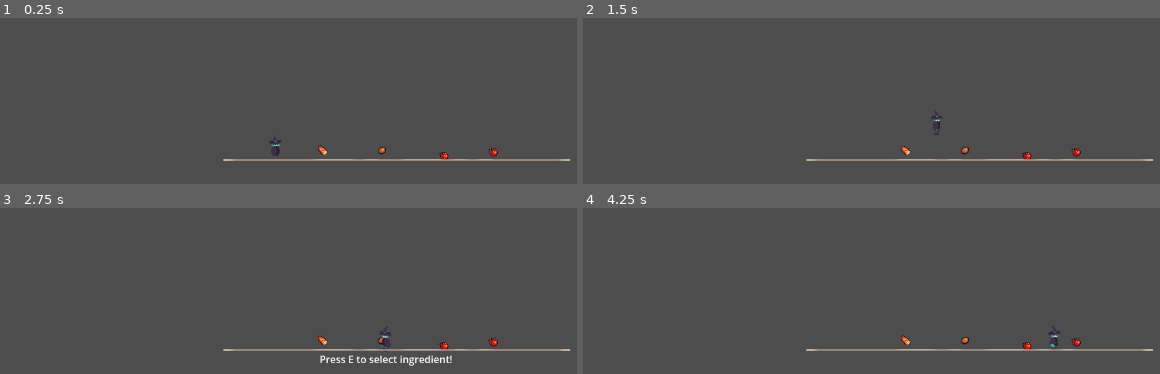
Above: before the commit, frames 1-4 (two rows, left to right).
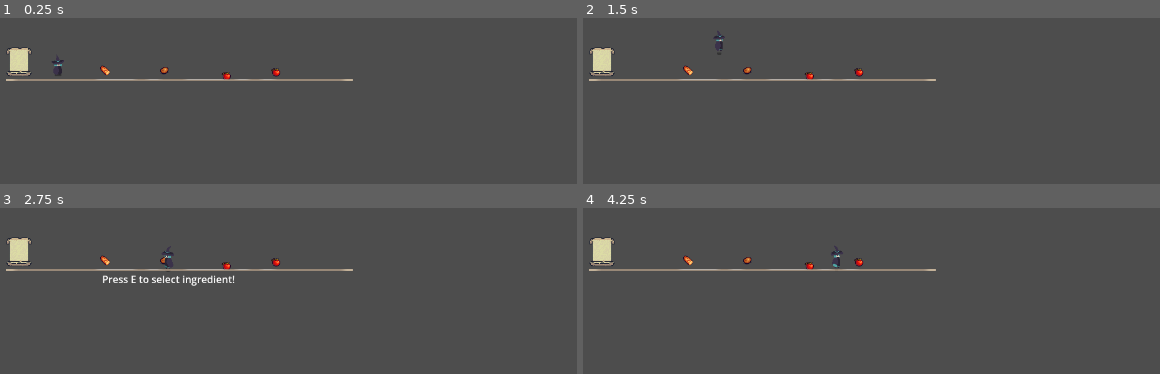
Above: after the commit, the same moments.

Repository: jerichom08/csci499-capstone
Game: Godot game, scene res://scenes/puzzles/puzzle_2/puzzle_2.tscn
Same seed, same stepped clock (60 frames per second), same inputs: the game is played once before the commit and once after it.
Inputs:
- Up to frame 1 (0.25 s): no input
- Up to frame 2 (1.5 s): tap Enter (ui_accept) at 0.5, 1.25 s; hold Right (move_right) from 0.53 s (still down); tap E (interact) at 0.6 s; tap Up (jump) at 0.77 s; tap Z (attack) at 1.35 s
- Up to frame 3 (2.75 s): tap Up (jump) at 1.52 s; tap E (interact) at 1.55, 2.1 s; tap Enter (ui_accept) at 2 s; release Right (move_right) at 2.03 s; hold Left (move_left) from 2.03 s (still down)
- Up to frame 4 (4.25 s): tap E (interact) at 2.75, 2.85, 3.8 s; release Left (move_left) at 2.78 s; hold Right (move_right) from 2.78 s (still down); tap Up (jump) at 3.02, 3.77 s; tap Enter (ui_accept) at 3.5 s; tap Z (attack) at 3.6 s

The runs differ from the first frame. In frame 1, 2.8% of the frame differs, in the area x 1-99%, y 17-87%; in frame 2, 2.7%; in frame 3, 3.8%, in the area x 1-99%, y 17-96%; in frame 4, 2.8%.

Commit message:
puzzle 2 draft added:

Diff:
--- /dev/null
+++ b/scenes/Components/clue_sign.gd
@@ -0,0 +1,56 @@
+extends Area2D
+
+@export var interact_action : String = "interact"
+
+var player_in_range : bool = false
+var clue_open : bool = false
+
+@onready var interaction_label = $InteractionLabel
+@onready var clue_text = $ClueText
+
+
+func _ready() -> void:
+	body_entered.connect(_on_body_entered)
+	body_exited.connect(_on_body_exited)
+
+	if interaction_label:
+		interaction_label.visible = false
+
+	if clue_text:
+		clue_text.visible = false
+
+
+func _process(delta: float) -> void:
+	if player_in_range and Input.is_action_just_pressed(interact_action):
+		_toggle_clue()
+
+
+func _toggle_clue() -> void:
+	clue_open = not clue_open
+
+	if clue_text:
+		clue_text.visible = clue_open
+
+	if interaction_label:
+		interaction_label.visible = not clue_open and player_in_range
+
+
+func _on_body_entered(body: Node) -> void:
+	if body.name == "Player":
+		player_in_range = true
+
+		if interaction_label and not clue_open:
+			interaction_label.visible = true
+
+
+func _on_body_exited(body: Node) -> void:
+	if body.name == "Player":
+		player_in_range = false
+
+		if interaction_label:
+			interaction_label.visible = false
+
+		if clue_text:
+			clue_text.visible = false
+
+		clue_open = false
--- /dev/null
+++ b/scenes/Components/clue_sign.tscn
@@ -0,0 +1,36 @@
+[gd_scene format=3 uid="uid://mq7xkryetq7u"]
+
+[ext_resource type="Script" uid="uid://b15ainqdn7mqx" path="res://scenes/Components/clue_sign.gd" id="1_vaqd5"]
+[ext_resource type="Texture2D" uid="uid://c2mfgjhewljfl" path="res://assets/images/signs/Banner_Vertical.png" id="2_xtmya"]
+
+[sub_resource type="RectangleShape2D" id="RectangleShape2D_sn0xl"]
+size = Vector2(35, 43.5)
+
+[node name="ClueSign" type="Area2D" unique_id=604565878]
+script = ExtResource("1_vaqd5")
+
+[node name="ClueText" type="Label" parent="." unique_id=2133767580]
+offset_left = 22.0
+offset_top = 65.0
+offset_right = 120.0
+offset_bottom = 166.0
+text = "Start at base
+then the red
+then sweet
+find the root"
+
+[node name="InteractionLabel" type="Label" parent="." unique_id=319919491]
+offset_left = -8.0
+offset_top = -15.0
+offset_right = 107.0
+offset_bottom = 8.0
+text = "Press E to read"
+
+[node name="Sprite2D" type="Sprite2D" parent="." unique_id=1139215073]
+position = Vector2(41, 34)
+scale = Vector2(0.32552084, 0.34895834)
+texture = ExtResource("2_xtmya")
+
+[node name="CollisionShape2D" type="CollisionShape2D" parent="." unique_id=784989481]
+position = Vector2(41.5, 34.25)
+shape = SubResource("RectangleShape2D_sn0xl")
--- a/scenes/puzzles/puzzle_2/puzzle_2.gd
+++ b/scenes/puzzles/puzzle_2/puzzle_2.gd
@@ -1,11 +1,81 @@
 extends Node2D
 
+@export var correct_order : Array[String] = ["bread", "tomato", "apple", "potato"]
 
-# Called when the node enters the scene tree for the first time.
-func _ready() -> void:
-	pass # Replace with function body.
+var player_sequence : Array[String] = []
+var puzzle_completed : bool = false
+
+@onready var ingredient_stations = $IngredientStations
+@onready var audio_correct = $AudioCorrect
+@onready var audio_wrong = $AudioWrong
+@onready var audio_complete = $AudioComplete
 
 
-# Called every frame. 'delta' is the elapsed time since the previous frame.
-func _process(delta: float) -> void:
-	pass
+func _ready() -> void:
+	for station in ingredient_stations.get_children():
+		if station.has_signal("ingredient_selected"):
+			station.ingredient_selected.connect(_on_ingredient_selected)
+
+	print("Puzzle 2 ready.")
+	print("Correct order is: ", correct_order)
+
+
+func _on_ingredient_selected(ingredient_name: String) -> void:
+	if puzzle_completed:
+		return
+
+	player_sequence.append(ingredient_name)
+	print("Player selected: ", ingredient_name)
+	print("Current sequence: ", player_sequence)
+
+	_check_sequence()
+
+
+func _check_sequence() -> void:
+	var current_index = player_sequence.size() - 1
+
+	if player_sequence[current_index] != correct_order[current_index]:
+		print("Wrong ingredient. Resetting puzzle.")
+		_play_wrong_audio()
+		_reset_puzzle()
+		return
+
+	print("Correct ingredient.")
+	_play_correct_audio()
+
+	if player_sequence.size() == correct_order.size():
+		_puzzle_completed()
+
+
+func _reset_puzzle() -> void:
+	player_sequence.clear()
+	print("Puzzle reset.")
+
+
+func _puzzle_completed() -> void:
+	puzzle_completed = true
+	print("Puzzle completed!")
+	_play_complete_audio()
+
+	# Put reward / unlock logic here later
+	# Example:
+	# $ExitDoor.unlock()
+	# PuzzleManager.mark_puzzle_complete("puzzle_2")
+
+
+func _play_correct_audio() -> void:
+	if audio_correct and audio_correct.stream:
+		audio_correct.stop()
+		audio_correct.play()
+
+
+func _play_wrong_audio() -> void:
+	if audio_wrong and audio_wrong.stream:
+		audio_wrong.stop()
+		audio_wrong.play()
+
+
+func _play_complete_audio() -> void:
+	if audio_complete and audio_complete.stream:
+		audio_complete.stop()
+		audio_complete.play()
--- a/scenes/puzzles/puzzle_2/puzzle_2.tscn
+++ b/scenes/puzzles/puzzle_2/puzzle_2.tscn
@@ -11,6 +11,10 @@
 [ext_resource type="AudioStream" uid="uid://basyt4fu3r8oc" path="res://assets/sounds temp/magic sounds/Retro Instrument - crystal - C02.wav" id="7_a0e76"]
 [ext_resource type="Texture2D" uid="uid://1rl62nkrcgye" path="res://assets/images/UI/play_button.png" id="7_efsmh"]
 [ext_resource type="AudioStream" uid="uid://ceamjxp4qdmtc" path="res://assets/sounds temp/magic sounds/Retro Instrument - crystal - C03.wav" id="9_n7xxv"]
+[ext_resource type="AudioStream" uid="uid://cqa6uhfvm72v2" path="res://assets/sounds temp/status sounds/Retro PowerUP 09.wav" id="12_n7xxv"]
+[ext_resource type="AudioStream" uid="uid://dcaflvwu7jsxg" path="res://assets/sounds temp/status sounds/Retro PowerUP 23.wav" id="13_hnf5k"]
+[ext_resource type="AudioStream" uid="uid://e5xbfukr8s28" path="res://assets/sounds temp/status sounds/Retro PowerUP StereoUP 05.wav" id="14_8ymgr"]
+[ext_resource type="PackedScene" uid="uid://mq7xkryetq7u" path="res://scenes/Components/clue_sign.tscn" id="15_hnf5k"]
 
 [sub_resource type="RectangleShape2D" id="RectangleShape2D_ut5w6"]
 size = Vector2(15.25, 19)
@@ -28,100 +32,101 @@
 b = Vector2(-161, 6)
 
 [node name="Puzzle2" type="Node2D" unique_id=319686756]
-position = Vector2(673, 304)
+position = Vector2(325, 176)
 script = ExtResource("1_6fjad")
 
 [node name="SpawnPoint" type="Marker2D" parent="." unique_id=1021150342]
 position = Vector2(-741, 2014)
 
-[node name="Node2D" type="Node2D" parent="." unique_id=500192746]
+[node name="IngredientStations" type="Node2D" parent="." unique_id=500192746]
 position = Vector2(12, 15)
 
-[node name="BreadStation" parent="Node2D" unique_id=1519206893 instance=ExtResource("2_lufmg")]
+[node name="BreadStation" parent="IngredientStations" unique_id=1519206893 instance=ExtResource("2_lufmg")]
 position = Vector2(-121, -94)
 
-[node name="Sprite2D2" type="Sprite2D" parent="Node2D/BreadStation" unique_id=738847778]
+[node name="Sprite2D2" type="Sprite2D" parent="IngredientStations/BreadStation" unique_id=738847778]
 position = Vector2(10, 7)
 texture = ExtResource("3_v37ne")
 
-[node name="CollisionShape2D2" type="CollisionShape2D" parent="Node2D/BreadStation" unique_id=996023612]
+[node name="CollisionShape2D2" type="CollisionShape2D" parent="IngredientStations/BreadStation" unique_id=996023612]
 position = Vector2(9, 8)
 shape = SubResource("RectangleShape2D_ut5w6")
 
-[node name="AudioStreamPlayer2D2" type="AudioStreamPlayer2D" parent="Node2D/BreadStation" unique_id=1778468145]
+[node name="AudioStreamPlayer2D2" type="AudioStreamPlayer2D" parent="IngredientStations/BreadStation" unique_id=1778468145]
 position = Vector2(-4, 10)
 stream = ExtResource("4_7mh17")
 
-[node name="InteractionLabel" type="Label" parent="Node2D/BreadStation" unique_id=1206841964]
+[node name="InteractionLabel" type="Label" parent="IngredientStations/BreadStation" unique_id=1206841964]
 offset_left = -119.0
 offset_top = 30.0
 offset_right = 94.0
 offset_bottom = 53.0
 text = "Press E to select ingredient!"
 
-[node name="TomatoStation" parent="Node2D" unique_id=64900405 instance=ExtResource("2_lufmg")]
+[node name="TomatoStation" parent="IngredientStations" unique_id=64900405 instance=ExtResource("2_lufmg")]
 position = Vector2(31, -92)
 ingredient_name = "tomato"
 
-[node name="Sprite2D2" type="Sprite2D" parent="Node2D/TomatoStation" unique_id=840835136]
+[node name="Sprite2D2" type="Sprite2D" parent="IngredientStations/TomatoStation" unique_id=840835136]
 position = Vector2(52, 14)
 texture = ExtResource("6_m2k3y")
 
-[node name="CollisionShape2D2" type="CollisionShape2D" parent="Node2D/TomatoStation" unique_id=1688479350]
+[node name="CollisionShape2D2" type="CollisionShape2D" parent="IngredientStations/TomatoStation" unique_id=1688479350]
 position = Vector2(53, 13.5)
 shape = SubResource("RectangleShape2D_v37ne")
 
-[node name="AudioStreamPlayer2D2" type="AudioStreamPlayer2D" parent="Node2D/TomatoStation" unique_id=797793946]
+[node name="AudioStreamPlayer2D2" type="AudioStreamPlayer2D" parent="IngredientStations/TomatoStation" unique_id=797793946]
 position = Vector2(55.5, 12)
 stream = ExtResource("6_g3y8l")
 
-[node name="InteractionLabel" type="Label" parent="Node2D/TomatoStation" unique_id=578863753]
+[node name="InteractionLabel" type="Label" parent="IngredientStations/TomatoStation" unique_id=578863753]
 offset_left = -65.0
 offset_top = 29.0
 offset_right = 148.0
 offset_bottom = 52.0
 text = "Press E to select ingredient!"
 
-[node name="AppleStation" parent="Node2D" unique_id=117465391 instance=ExtResource("2_lufmg")]
+[node name="AppleStation" parent="IngredientStations" unique_id=117465391 instance=ExtResource("2_lufmg")]
 position = Vector2(160, -67)
 ingredient_name = "apple"
 
-[node name="Sprite2D2" type="Sprite2D" parent="Node2D/AppleStation" unique_id=501839380]
+[node name="Sprite2D2" type="Sprite2D" parent="IngredientStations/AppleStation" unique_id=501839380]
 position = Vector2(2, -17)
 texture = ExtResource("6_m2k3y")
 
-[node name="CollisionShape2D2" type="CollisionShape2D" parent="Node2D/AppleStation" unique_id=587312550]
+[node name="CollisionShape2D2" type="CollisionShape2D" parent="IngredientStations/AppleStation" unique_id=587312550]
 position = Vector2(3, -17)
 shape = SubResource("RectangleShape2D_efsmh")
 
-[node name="AudioStreamPlayer2D2" type="AudioStreamPlayer2D" parent="Node2D/AppleStation" unique_id=983119253]
+[node name="AudioStreamPlayer2D2" type="AudioStreamPlayer2D" parent="IngredientStations/AppleStation" unique_id=983119253]
 position = Vector2(-1, -40)
 stream = ExtResource("7_a0e76")
 
-[node name="InteractionLabel" type="Label" parent="Node2D/AppleStation" unique_id=1343192209]
+[node name="InteractionLabel" type="Label" parent="IngredientStations/AppleStation" unique_id=1343192209]
 offset_left = -102.0
 offset_top = 3.0
 offset_right = 111.0
 offset_bottom = 26.0
 text = "Press E to select ingredient!"
 
-[node name="PotatoStation" parent="Node2D" unique_id=597537310 instance=ExtResource("2_lufmg")]
+[node name="PotatoStation" parent="IngredientStations" unique_id=597537310 instance=ExtResource("2_lufmg")]
 position = Vector2(-21, -116)
 ingredient_name = "potato"
 
-[node name="Sprite2D2" type="Sprite2D" parent="Node2D/PotatoStation" unique_id=1481988995]
+[node name="Sprite2D2" type="Sprite2D" parent="IngredientStations/PotatoStation" unique_id=1481988995]
 position = Vector2(5, 30)
 texture = ExtResource("5_13pu0")
 
-[node name="CollisionShape2D2" type="CollisionShape2D" parent="Node2D/PotatoStation" unique_id=1013776688]
+[node name="CollisionShape2D2" type="CollisionShape2D" parent="IngredientStations/PotatoStation" unique_id=1013776688]
 position = Vector2(4, 29)
 shape = SubResource("RectangleShape2D_13pu0")
 
-[node name="AudioStreamPlayer2D2" type="AudioStreamPlayer2D" parent="Node2D/PotatoStation" unique_id=1852676415]
+[node name="AudioStreamPlayer2D2" type="AudioStreamPlayer2D" parent="IngredientStations/PotatoStation" unique_id=1852676415]
 position = Vector2(-11, 32)
 stream = ExtResource("9_n7xxv")
+volume_db = -36.243
 
-[node name="InteractionLabel" type="Label" parent="Node2D/PotatoStation" unique_id=270488549]
+[node name="InteractionLabel" type="Label" parent="IngredientStations/PotatoStation" unique_id=270488549]
 offset_left = -95.0
 offset_top = 48.0
 offset_right = 118.0
@@ -142,3 +147,18 @@
 [node name="CollisionShape2D" type="CollisionShape2D" parent="StaticBody2D" unique_id=1107821331]
 position = Vector2(-289, 195)
 shape = SubResource("SegmentShape2D_efsmh")
+
+[node name="AudioCorrect" type="AudioStreamPlayer2D" parent="." unique_id=457323687]
+position = Vector2(-105, -10)
+stream = ExtResource("12_n7xxv")
+
+[node name="AudioWrong" type="AudioStreamPlayer2D" parent="." unique_id=1132143280]
+position = Vector2(-75, -11)
+stream = ExtResource("13_hnf5k")
+
+[node name="AudioComplete" type="AudioStreamPlayer2D" parent="." unique_id=422385898]
+position = Vector2(-146, -62)
+stream = ExtResource("14_8ymgr")
+
+[node name="ClueSign" parent="." unique_id=86942286 instance=ExtResource("15_hnf5k")]
+position = Vector2(-278, -119)
Binary file added: assets/images/gollux/Banner_Vertical.png
Not shown, added: assets/images/gollux/Banner_Vertical.png.import
Binary file added: assets/images/signs/Banner_Vertical.png
Not shown, added: assets/images/signs/Banner_Vertical.png.import
Not shown, added: assets/sounds temp/status sounds/Retro PowerUP 09.wav.import
Not shown, added: assets/sounds temp/status sounds/Retro PowerUP 23.wav.import
Not shown, added: assets/sounds temp/status sounds/Retro PowerUP StereoUP 05.wav.import
Not shown, added: scenes/Components/clue_sign.gd.uid
Not shown, added: assets/sounds temp/status sounds/Retro PowerUP 09.wav
Not shown, added: assets/sounds temp/status sounds/Retro PowerUP 23.wav
Not shown, added: assets/sounds temp/status sounds/Retro PowerUP StereoUP 05.wav
